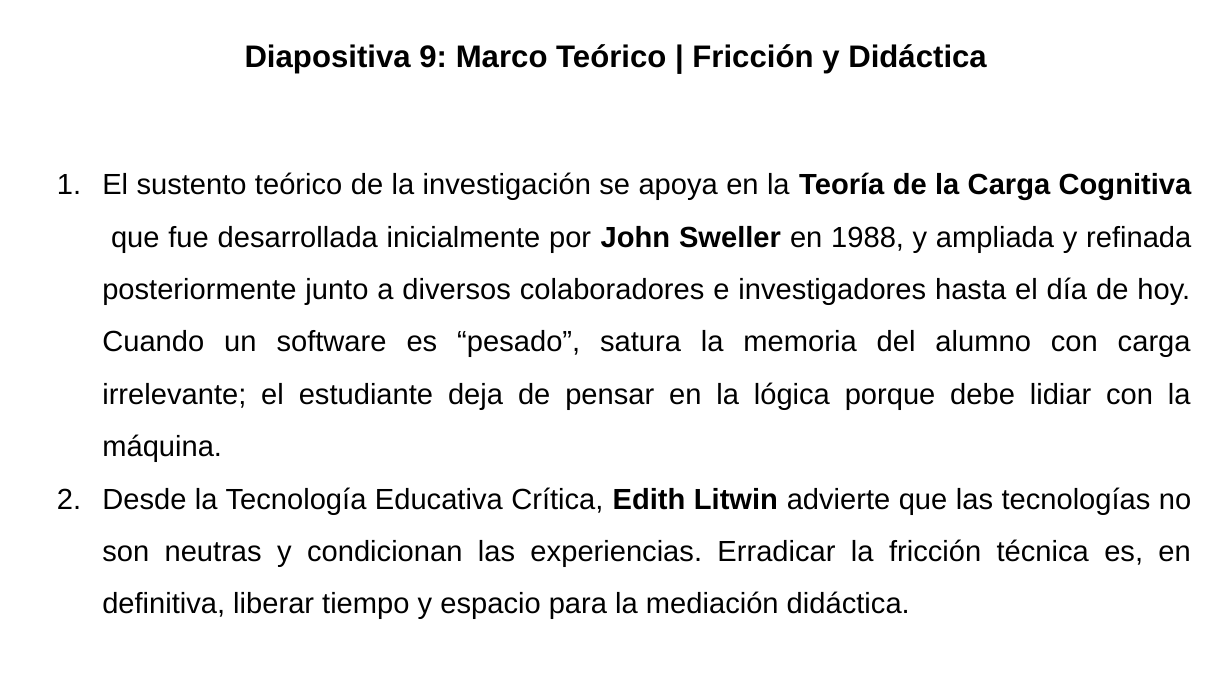
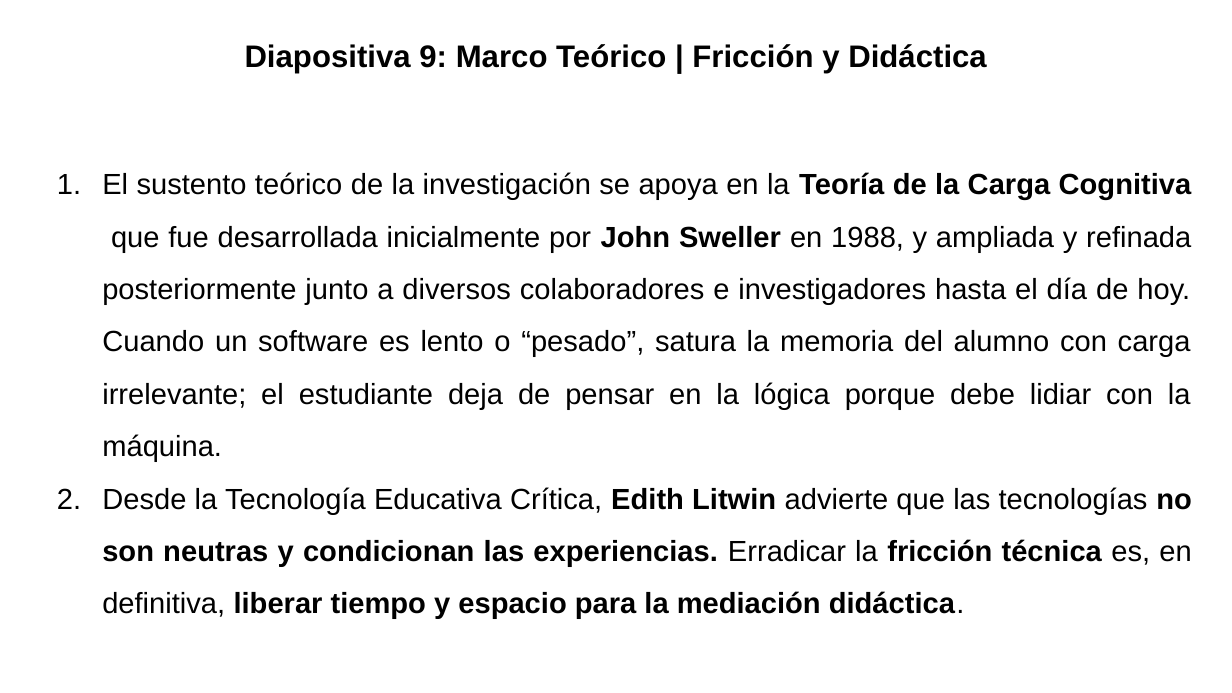
Before and after one commit to gabrielinuz/gabrielinuz.github.io, a slide deck: slide 10 of doc/GUION_DE_DEFENSA_LTE.pptx. Drawn at 1232x693 pixels with LibreOffice and Linux fonts; fonts in the diff are those of the drawing. Boxes give left, top, right and bottom in pixels: in the first picture for what was removed or moved away, otherwise in the second. Text is boxed around its words. In the diff, an @@ line names an element or a change of style, - is before the commit and + after.

```diff
--- a/doc/GUION_DE_DEFENSA_LTE.pptx
+++ b/doc/GUION_DE_DEFENSA_LTE.pptx
@@ text at [102,172,1192,461]: text changed @@
-1. El sustento teórico de la investigación se apoya en la Teoría de la Carga Cognitiva que fue desarrollada inicialmente por John Sweller en 1988, y ampliada y refinada posteriormente junto a diversos colaboradores e investigadores hasta el día de hoy. Cuando un software es “pesado”, satura la memoria del alumno con carga irrelevante; el estudiante deja de pensar en la lógica porque debe lidiar con la máquina.
+1. El sustento teórico de la investigación se apoya en la Teoría de la Carga Cognitiva que fue desarrollada inicialmente por John Sweller en 1988, y ampliada y refinada posteriormente junto a diversos colaboradores e investigadores hasta el día de hoy. Cuando un software es lento o “pesado”, satura la memoria del alumno con carga irrelevante; el estudiante deja de pensar en la lógica porque debe lidiar con la máquina.
@@ text at [102,487,1192,619]: bold on in "no son neutras y condicionan las experiencias. ..." @@
```
Also in this commit, not shown: 12 other slides changed, 1 other file.
